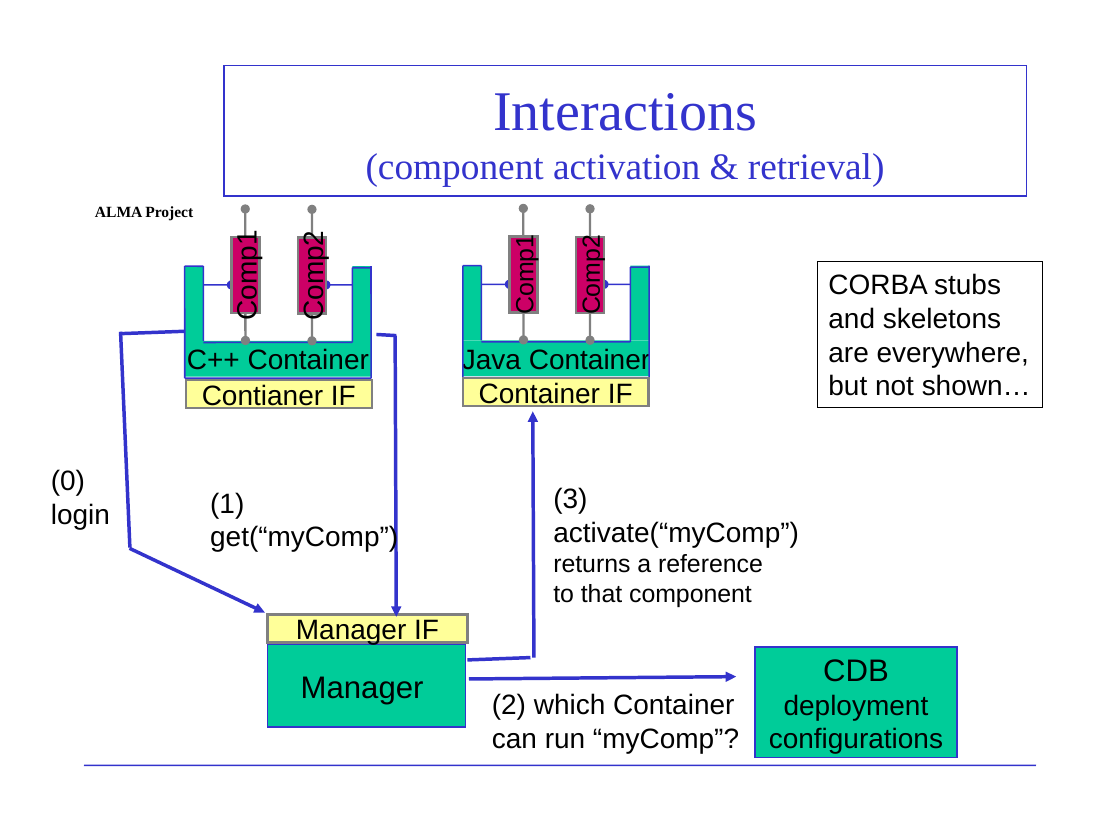
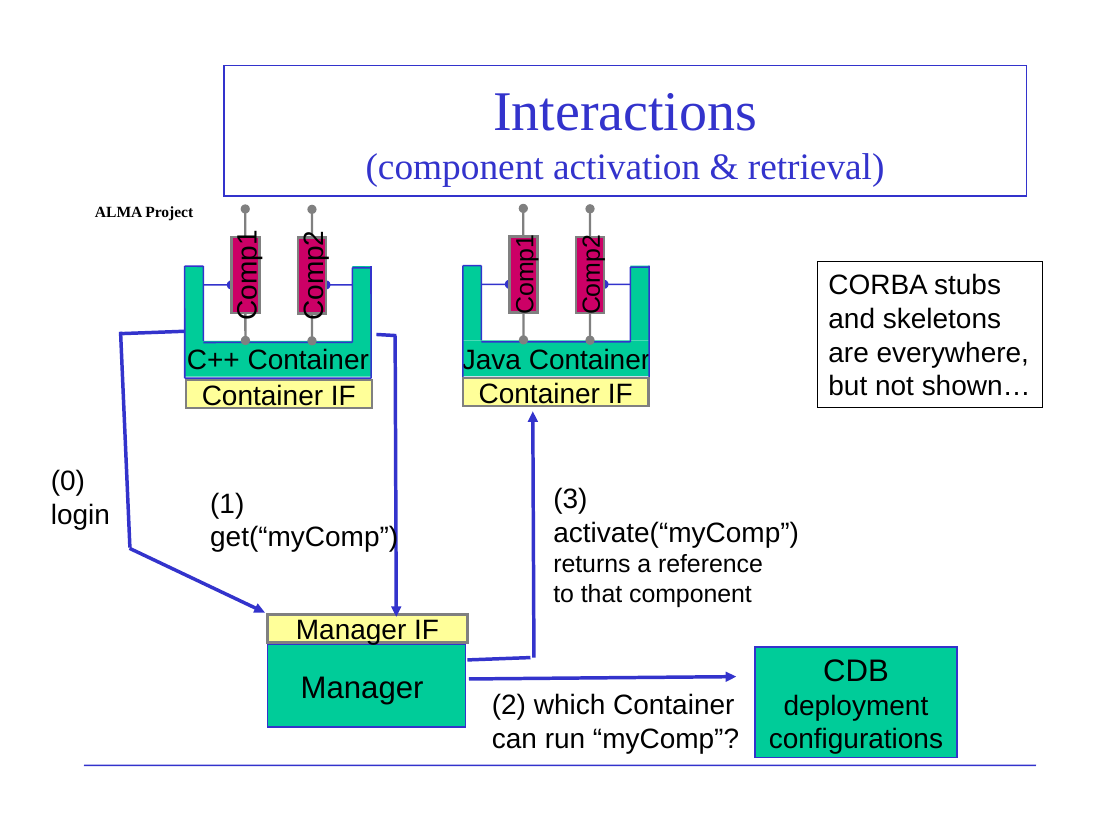
Before and after one commit to ACS-Community/ACS, a slide deck: slide 8 of Documents/ACS-Course/ACSCourse-01c-ContComp.ppt (slide 7 before the commit). Drawn at 1120x840 pixels with LibreOffice and Linux fonts; fonts in the diff are those of the drawing; background and template pictures are left out. Boxes give left, top, right and bottom in pixels: in the first picture for what was removed or moved away, otherwise in the second. Text is boxed around its words. In the diff, an @@ line names an element or a change of style, - is before the commit and + after.

```diff
--- a/Documents/ACS-Course/ACSCourse-01c-ContComp.ppt
+++ b/Documents/ACS-Course/ACSCourse-01c-ContComp.ppt
@@ text in rectangle at (x1=202, y1=384, x2=356, y2=410): text changed @@
-Contianer IF
+Container IF
```
Also in this commit, not shown: 3 other slides changed, 1 slide added, 1 slide removed.
